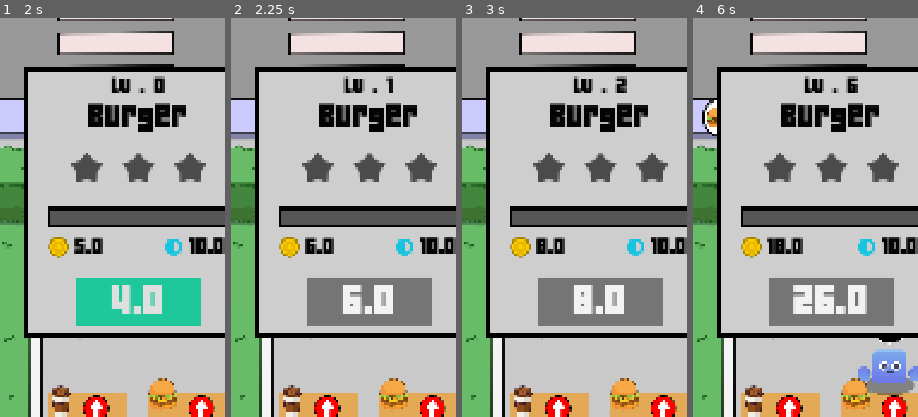
Above: before the commit, frames 1-4 (left to right).
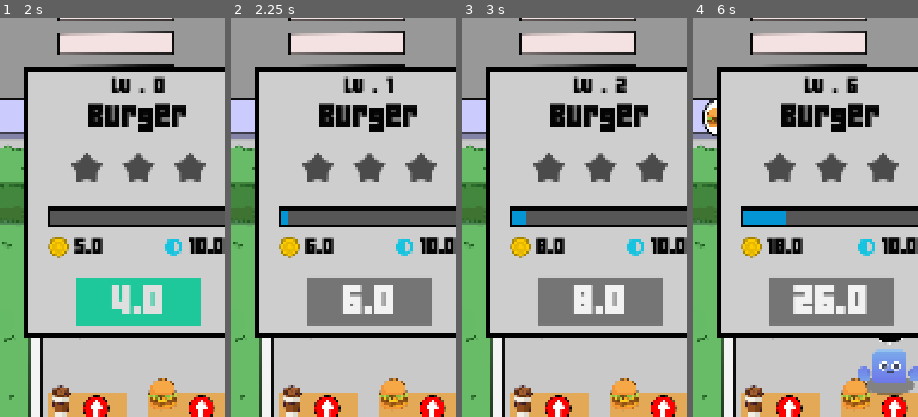
Above: after the commit, the same moments.

Repository: Sergiodevelopersk8/godotcurso2
Game: Godot game, scene res://scenes/Game/game.tscn
Two runs of this game, one before a commit and one after it. Both use one fixed random seed, a clock stepped at 60 frames per second and the inputs below.
Inputs (mouse positions are % of the whole screen's width and height, from its top left):
- Up to frame 1 (2 s): click (41, 70) at 0.5 s; click (64, 70) at 1.25 s
- Up to frame 2 (2.25 s): click "4.0" at 2 s
- Up to frame 3 (3 s): click "6.0" at 2.75 s
- Up to frame 4 (6 s): click "8.0" at 3.5 s; click "11.0" at 4.25 s; click "15.0" at 5 s; click "20.0" at 5.75 s
The pictures show only the part of the screen within x 19-69%, y 21-71%; the shares and areas given below are measured in that part.

Frame 1 is identical in both runs. In frame 2, 0.1% of the frame differs, in the area x 22-26%, y 48-52%; in frame 3, 0.2%; in frame 4, 0.7%, in the area x 22-42%, y 48-52%.

Commit message:
paso al video 78 ya arregle el bug de la barra de progreso

Diff:
--- a/idletycoonclone/scenes/ui/upgrade_panel.gd
+++ b/idletycoonclone/scenes/ui/upgrade_panel.gd
@@ -21,6 +21,10 @@
 
 #variable de las estrellas actuales
 var current_starts : int = -1
+
+func _process(delta: float) -> void:
+	progress_bar.value = current_value / 25.0
+
 
 #inicializar el panel
 func init_upgrade_panel(item : Item):
@@ -54,8 +58,6 @@
 	upgrade_button.text = str(item_ref.upgrade_cost)
 
 #actualizar barra d eprogreso
-func _ready():
-	progress_bar.value = current_value / 25.0
 
 func _on_start_reached():
 	#reset de barra de progreso
--- a/idletycoonclone/scenes/ui/upgrade_panel.tscn
+++ b/idletycoonclone/scenes/ui/upgrade_panel.tscn
@@ -34,10 +34,6 @@
 
 [sub_resource type="StyleBoxFlat" id="StyleBoxFlat_17hn6"]
 bg_color = Color(0.0156863, 0.584314, 0.835294, 1)
-border_width_left = 8
-border_width_top = 8
-border_width_right = 8
-border_width_bottom = 8
 
 [sub_resource type="StyleBoxFlat" id="StyleBoxFlat_mwooa"]
 bg_color = Color(0.117647, 0.784314, 0.607843, 1)
@@ -147,7 +143,7 @@
 grow_vertical = 2
 theme_override_styles/background = SubResource("StyleBoxFlat_3ma7n")
 theme_override_styles/fill = SubResource("StyleBoxFlat_17hn6")
-max_value = 2.0
+max_value = 1.0
 show_percentage = false
 
 [node name="ProfitHBox" type="HBoxContainer" parent="Panel"]
